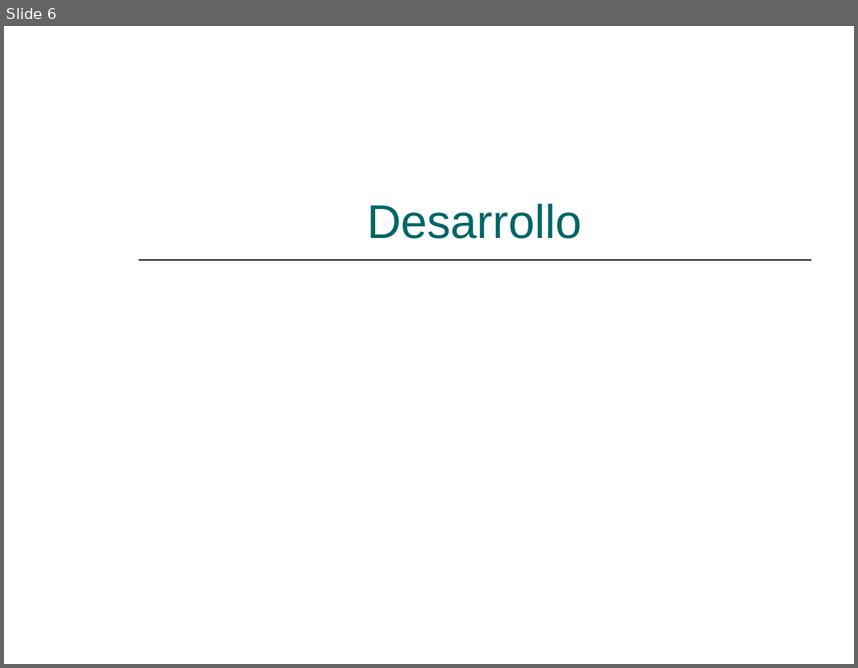
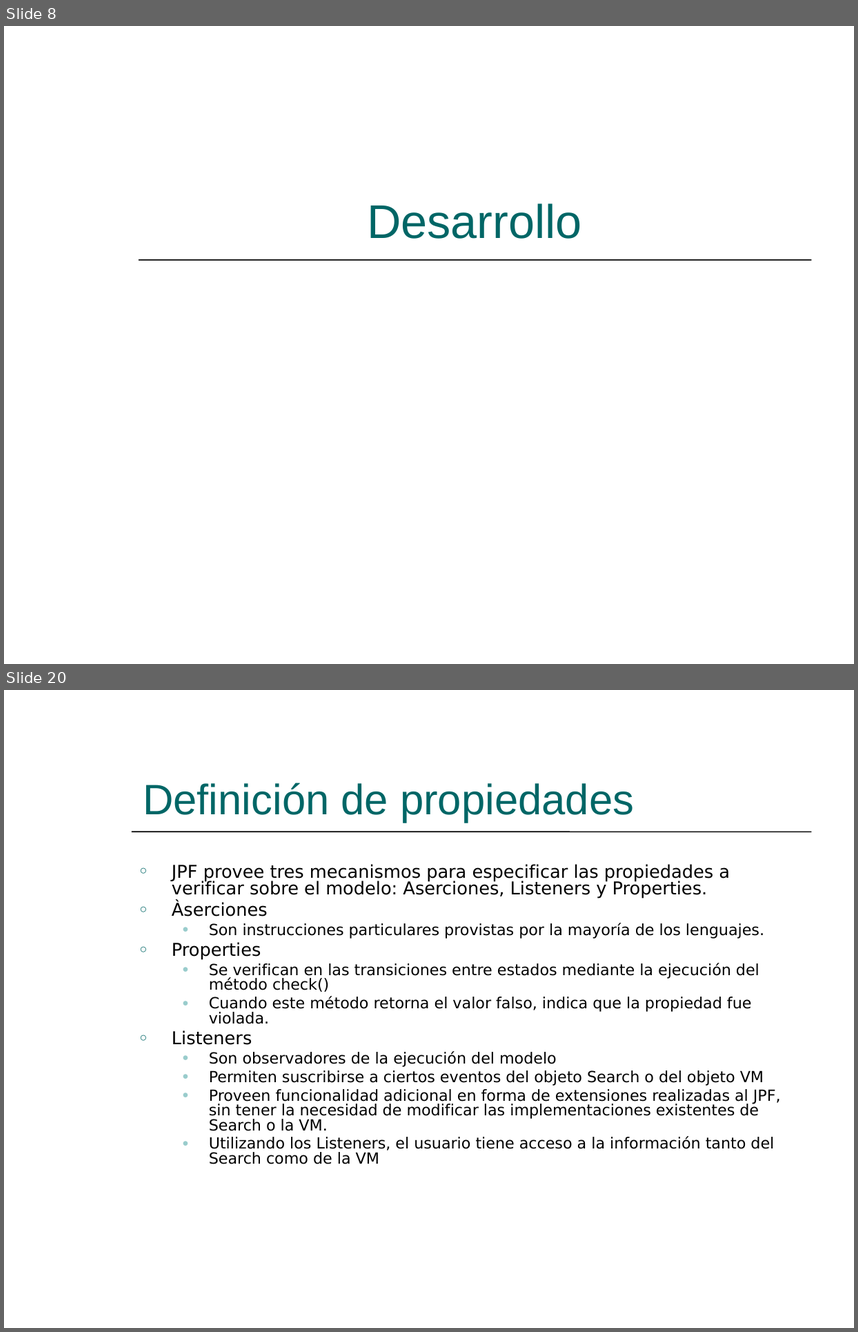
Before and after one commit to hugomelendez/tesis-jpf-2006, a slide deck: tesis-doc/Presentación.ppt. Shown one above the other, each under a label of ours: slide 6 before the commit, slides 8 and 20 after it; the slides between them are not shown. The pictures are 858x668 and 858x1332 pixels, drawn with LibreOffice and Linux fonts; fonts in the diff are those of the drawing. Boxes give left, top, right and bottom in pixels: in the first picture for what was removed or moved away, otherwise in the second. Text is boxed around its words. In the diff, an @@ line names an element or a change of style, - is before the commit and + after.

```diff
--- a/tesis-doc/Presentación.ppt
+++ b/tesis-doc/Presentación.ppt
@@ slide 20 added at box(4, 690, 854, 1328), background #FFFFFF @@
@@ freeform shape added at box(4, 690, 66, 983), fill #006666 @@
@@ freeform shape added at box(4, 753, 85, 1045), fill #99CCCC @@
@@ title added at box(143, 782, 634, 822), 36 pt, text #006666 @@
+Definición de propiedades
@@ line added from (132, 832) to (811, 832), #000000 0.99 pt @@
@@ text added at box(172, 864, 781, 1164), 13 pt, text #000000 @@
+○ JPF provee tres mecanismos para especificar las propiedades a verificar sobre el modelo: Aserciones, Listeners y Properties.
+○ Àserciones
+  ● Son instrucciones particulares provistas por la mayoría de los lenguajes.
+○ Properties
+  ● Se verifican en las transiciones entre estados mediante la ejecución del método check()
+  ● Cuando este método retorna el valor falso, indica que la propiedad fue violada.
+○ Listeners
+  ● Son observadores de la ejecución del modelo
+  ● Permiten suscribirse a ciertos eventos del objeto Search o del objeto VM
+  ● Proveen funcionalidad adicional en forma de extensiones realizadas al JPF, sin tener la necesidad de modificar las implementaciones existentes de Search o la VM.
+  ● Utilizando los Listeners, el usuario tiene acceso a la información tanto del Search como de la VM
@@ what was slide 6 is now slide 8 @@
```
Also in this commit, not shown: 7 slides changed, 37 other slides added.
